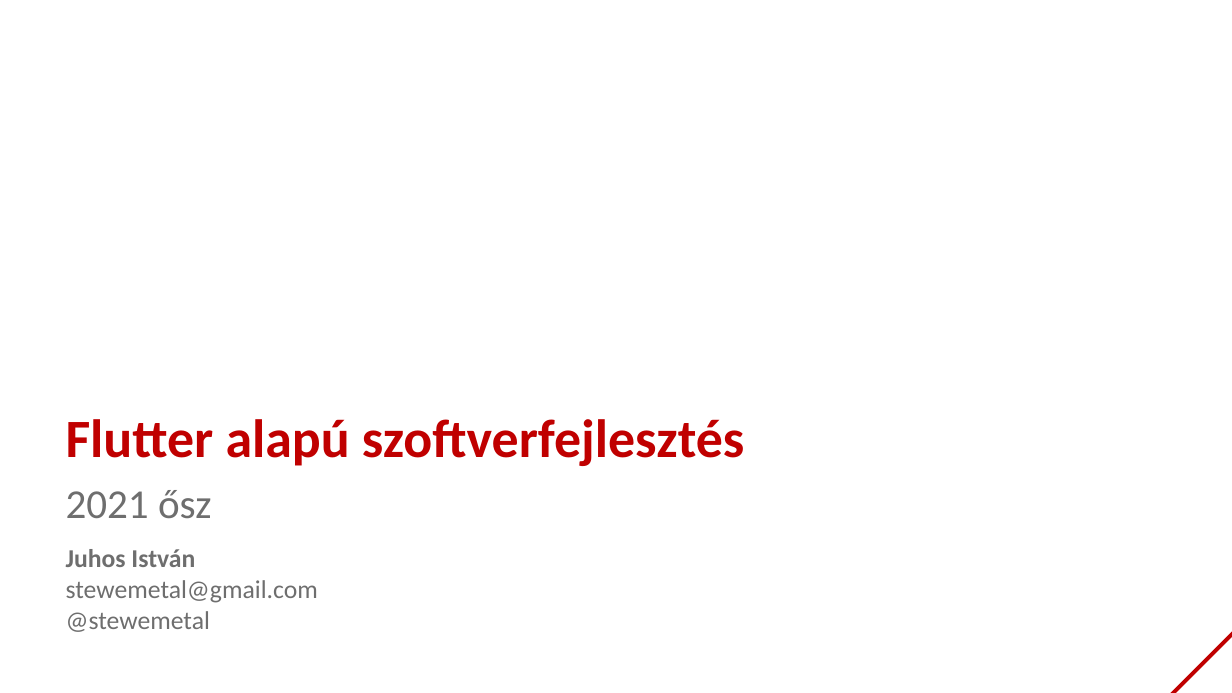
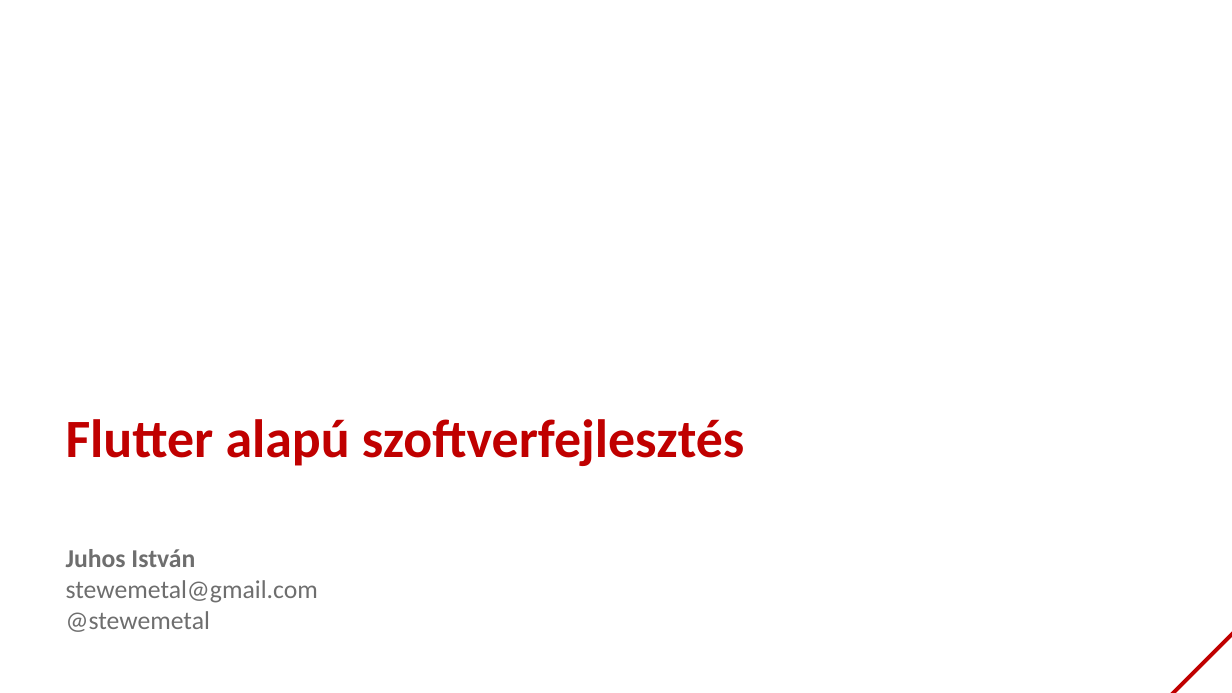
Before and after one commit to bmeaut/VIAUAV45, a slide deck: slide 1 of extras/lecture_09_2021.pptx. Drawn at 1232x693 pixels with LibreOffice and Linux fonts; fonts in the diff are those of the drawing; background and template pictures are left out. Boxes give left, top, right and bottom in pixels: in the first picture for what was removed or moved away, otherwise in the second. Text is boxed around its words. In the diff, an @@ line names an element or a change of style, - is before the commit and + after.

```diff
--- a/extras/lecture_09_2021.pptx
+++ b/extras/lecture_09_2021.pptx
@@ text removed at <box>66,490,212,518</box> @@
-2021 ősz
```
Also in this commit, not shown: 1 other slide changed.
